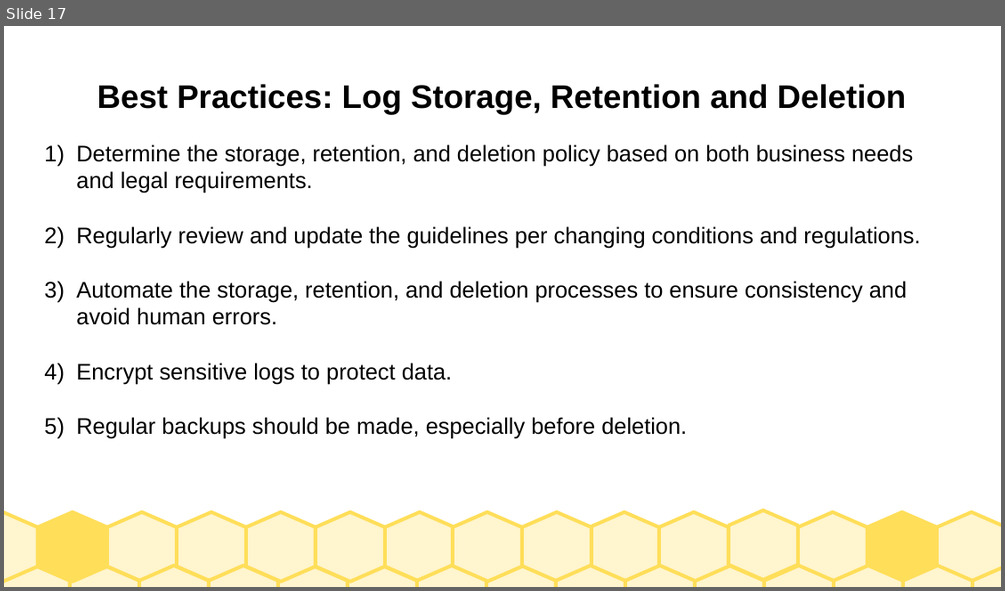
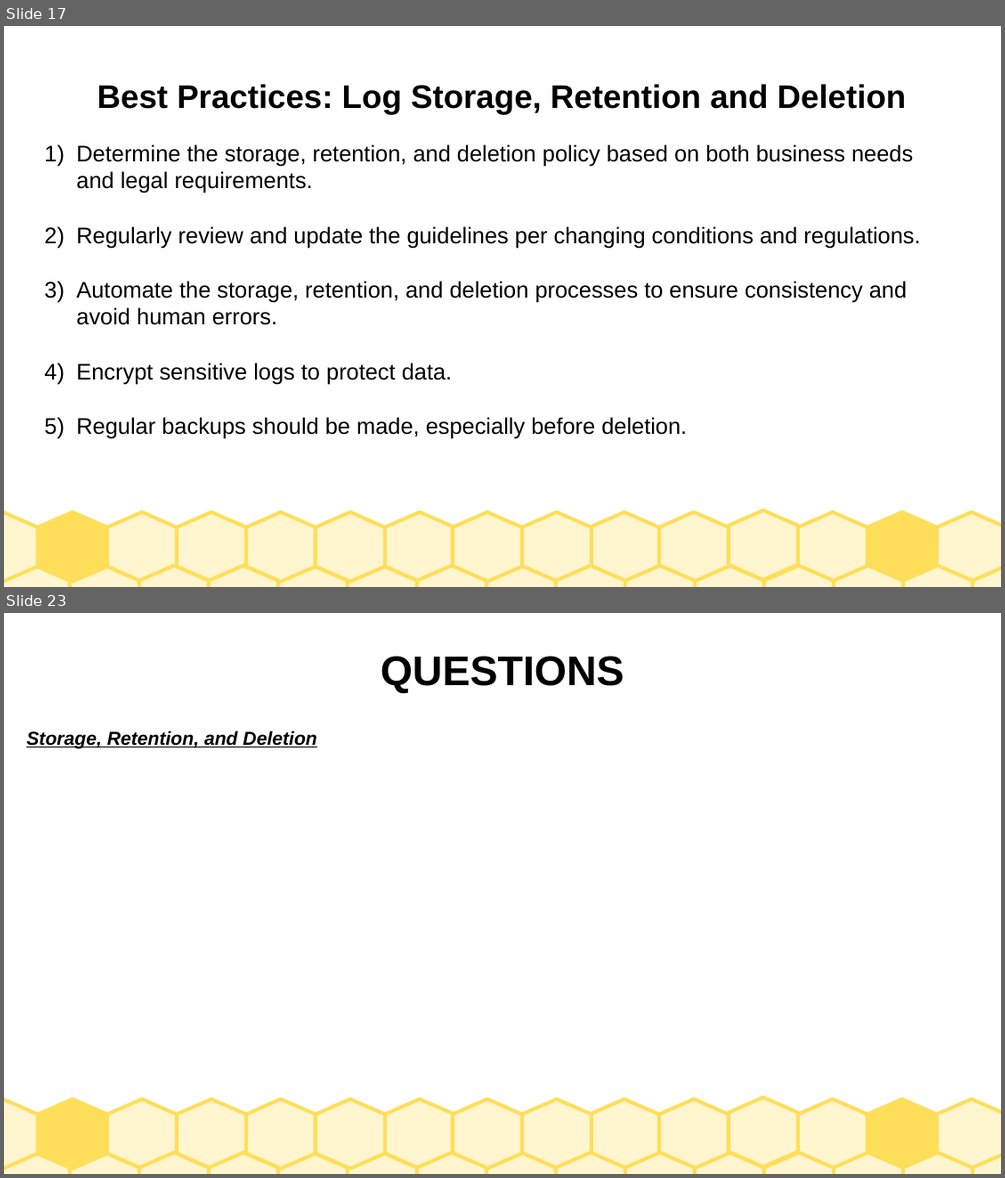
Before and after one commit to debrahnyatichi/TryHackMe, a slide deck: SOCLEVEL2/SOCLEVEL2.odp. Shown one above the other, each under a label of ours: slide 17 before the commit, slides 17 and 23 after it; the slides between them are not shown. The pictures are 1005x591 and 1005x1178 pixels, drawn with LibreOffice and Linux fonts; fonts in the diff are those of the drawing. Boxes give left, top, right and bottom in pixels: in the first picture for what was removed or moved away, otherwise in the second. Text is boxed around its words. In the diff, an @@ line names an element or a change of style, - is before the commit and + after.

```diff
--- a/SOCLEVEL2/SOCLEVEL2.odp
+++ b/SOCLEVEL2/SOCLEVEL2.odp
@@ slide 23 added at bbox=[4, 613, 1001, 1174], background #FFFFFF; not listed: 30 template elements that a slide beside it also shows @@
@@ title added at bbox=[380, 656, 624, 693], 33 pt, text #000000, bold @@
+QUESTIONS
@@ text added at bbox=[26, 730, 316, 749], 15 pt, text #000000, bold, italic, underline @@
+Storage, Retention, and Deletion
```
Also in this commit, not shown: 1 slide changed, 5 other slides added, 1 slide removed, 2 other files.
